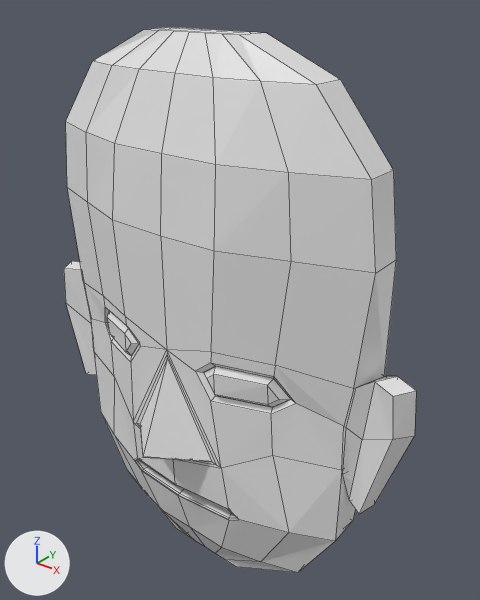
The Blender file gesicht/gesicht2.blend as it was, and as the next commit left it.
Both versions are drawn from a 50 mm camera at (0.97, -1.151, 1.075) aimed at (0.066, -0.021, 0.375). Every picture has the same lights, and +X, +Y and +Z are marked at lower left. The older version comes first. Mesh edges are drawn as thin lines.

The first picture shows 'spahn'.
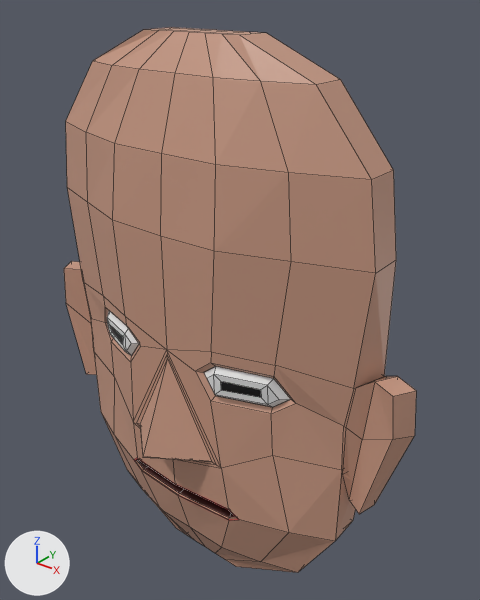
Diff of the bpy script that builds the scene:
```diff
--- a/gesicht/gesicht2.blend.py
+++ b/gesicht/gesicht2.blend.py
@@ mat_haut @@
+mat_haut = principled_material('haut')
+mat_haut.base_color = (0.568, 0.311, 0.221)  # beige #c79781
@@ mat_schwarz @@
+mat_schwarz = principled_material('schwarz')
+mat_schwarz.base_color = (0.0602, 0.0121, 0.0105)  # dark red #451d1a
@@ mat_rot @@
+mat_rot = principled_material('rot')
+mat_rot.base_color = (0.8, 0.0566, 0.0613)  # red #e74346
@@ me_cube_001 @@
 # verts and faces of me_cube_001; kept vertices keep their numbers, new ones are numbered from 264
-me_cube_001.from_pydata(...)  # 264 vertices, 262 faces; spans x -0.571..0.546, y -0.296..0.0, z -0.432..0.975
+me_cube_001.from_pydata(...)  # 272 vertices, 270 faces; spans x -0.571..0.546, y -0.296..0.0, z -0.432..0.975
+# me_cube_001 part 1
+delete_faces([(191, 198, 197, 192)])
+verts[264] = (-0.175, -0.19, 0.263)  # pixel (123, 336)
+verts[265] = (-0.176, -0.191, 0.24)  # pixel (122, 344)
+verts[268] = (-0.261, -0.154, 0.233)  # pixel (111, 331)
+verts[269] = (-0.261, -0.158, 0.256)  # pixel (109, 324)
+faces += [(264, 269, 268, 265)]  # mat_schwarz2 (black #000000)
+faces += [(191, 264, 265, 192), (197, 268, 269, 198), (192, 265, 268, 197), (191, 198, 269, 264)]  # mat_weiss (white #e7e7e7)
+# me_cube_001 part 2
+delete_faces([(194, 201, 200, 195)])
+verts[266] = (0.233, -0.158, 0.257)  # pixel (260, 389)
+verts[267] = (0.232, -0.154, 0.234)  # pixel (261, 397)
+verts[270] = (0.147, -0.191, 0.238)  # pixel (221, 390)
+verts[271] = (0.146, -0.19, 0.26)  # pixel (220, 381)
+faces += [(266, 271, 270, 267)]  # mat_schwarz2 (black #000000)
+faces += [(194, 266, 267, 195), (200, 270, 271, 201), (195, 267, 270, 200), (194, 201, 271, 266)]  # mat_weiss (white #e7e7e7)
+# me_cube_001 part 3: 216 faces spanning x -0.571..0.546, y -0.296..0.0, z -0.432..0.975 switch from no material to mat_haut (beige #c79781)
+# me_cube_001 part 4: 20 faces spanning x -0.177..0.182, y -0.265..-0.068, z -0.162..0.066 switch from no material to mat_schwarz (dark red #451d1a)
+# me_cube_001 part 5: 8 faces spanning x -0.186..0.191, y -0.194..-0.18, z -0.167..-0.103 switch from no material to mat_rot (red #e74346)
+me_cube_001.materials.append(mat_weiss)  # white #e7e7e7
+me_cube_001.materials.append(mat_schwarz2)  # black #000000
```

Pixel boxes [x1, y1, x2, y2] of what changed, in the pictures (480 x 600 px):
part 1 of me_cube_001, built on
    both: [107, 318, 126, 352]
part 2 of me_cube_001, reshaped
    both: [214, 374, 268, 405]
part 3 of me_cube_001, recoloured (white to beige)
    both: [64, 27, 416, 573]
part 4 of me_cube_001, recoloured
    both: [137, 460, 235, 518]
part 5 of me_cube_001, recoloured
    both: [134, 458, 239, 521]
